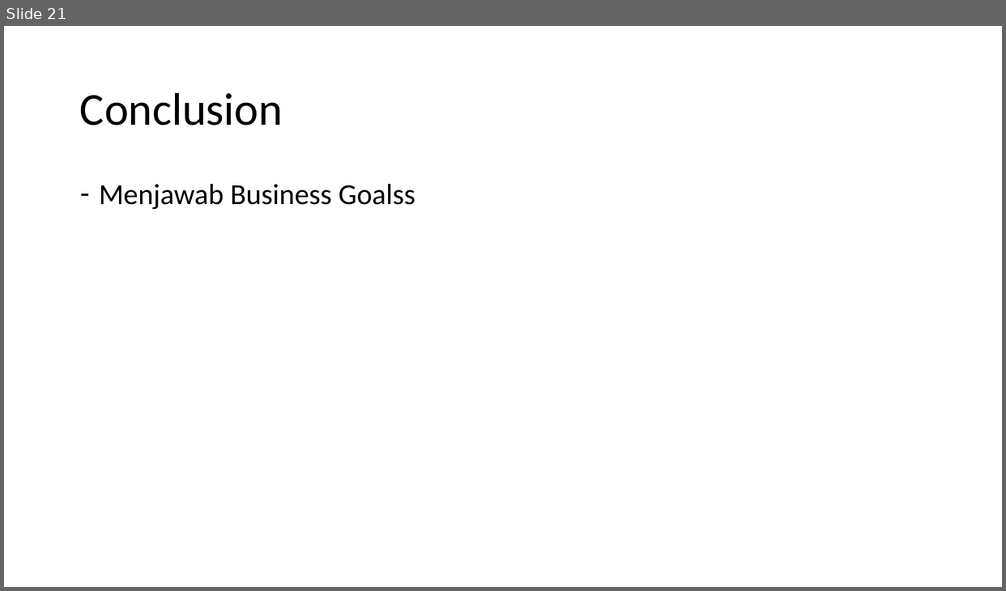
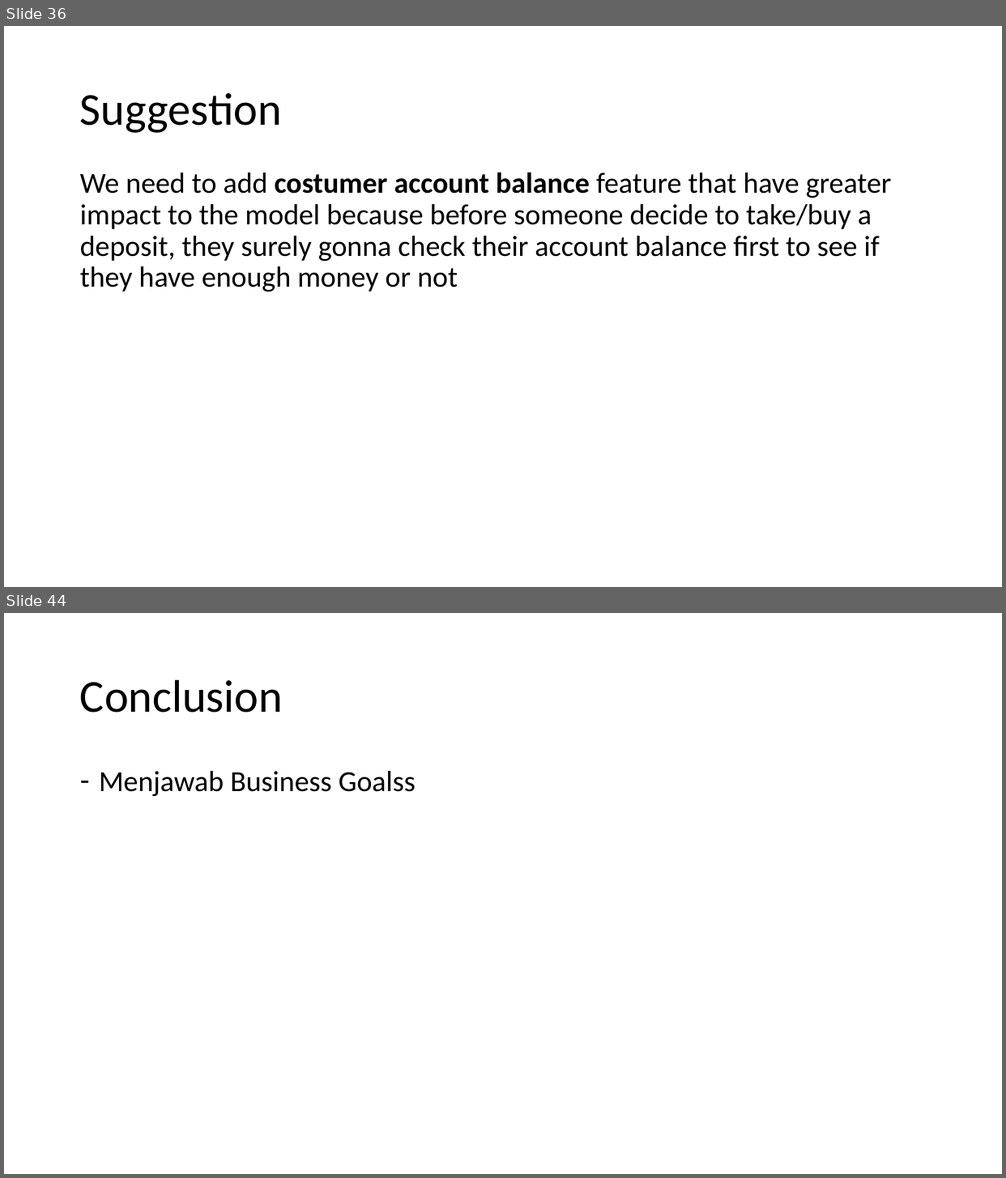
Before and after one commit to abdullahayas123/Tes-Model-Marketing-Scipy, a slide deck: Presentation.pptx. Shown one above the other, each under a label of ours: slide 21 before the commit, slides 36 and 44 after it; the slides between them are not shown. The pictures are 1006x591 and 1006x1178 pixels, drawn with LibreOffice and Linux fonts; fonts in the diff are those of the drawing. Boxes give left, top, right and bottom in pixels: in the first picture for what was removed or moved away, otherwise in the second. Text is boxed around its words. In the diff, an @@ line names an element or a change of style, - is before the commit and + after.

```diff
--- a/Presentation.pptx
+++ b/Presentation.pptx
@@ slide 36 added at (x1=4, y1=26, x2=1002, y2=587), background #FFFFFF @@
@@ title added at (x1=80, y1=93, x2=282, y2=133), 44 pt, text #000000 @@
+Suggestion
@@ text added at (x1=80, y1=172, x2=892, y2=292), 28 pt, text #000000 @@
+We need to add costumer account balance feature that have greater impact to the model because before someone decide to take/buy a deposit, they surely gonna check their account balance first to see if they have enough money or not
@@ what was slide 21 is now slide 44 @@
```
Also in this commit, not shown: 2 slides changed, 24 other slides added, 2 slides removed.
